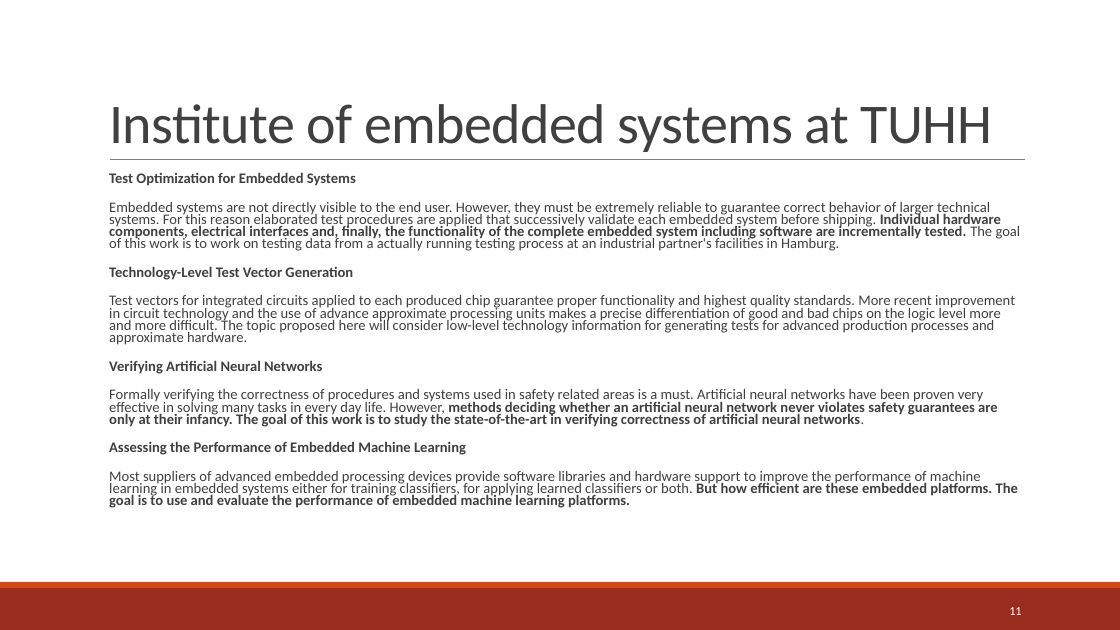
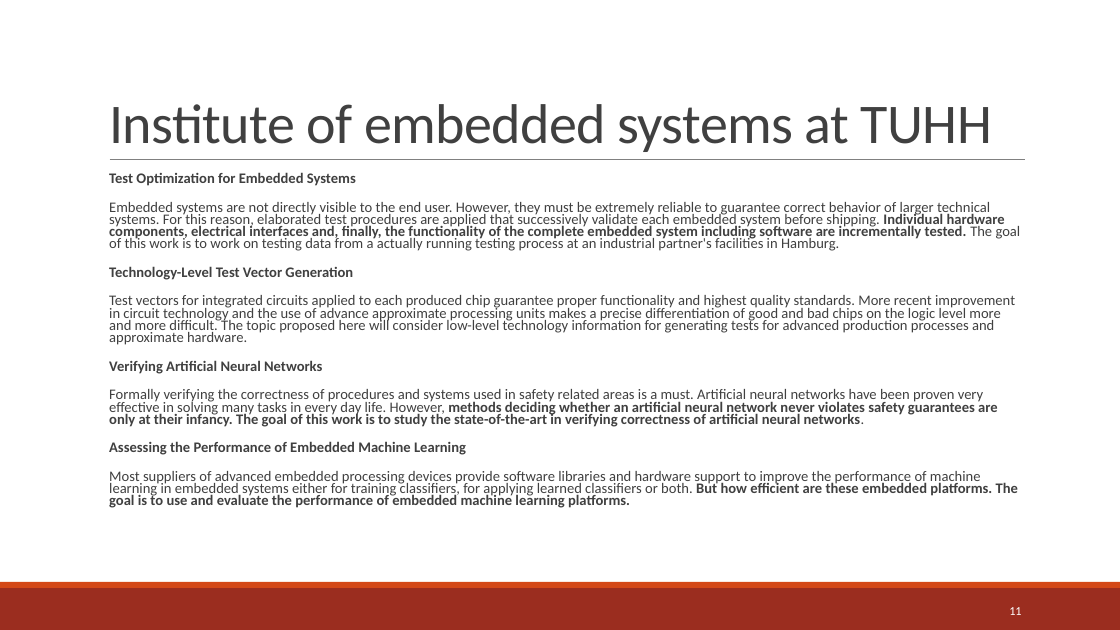
Before and after one commit to jreyesa0901/master_thesis, a slide deck: slide 11 of Resources/MA Proposal Reyes v2.pptx. Drawn at 1120x630 pixels with LibreOffice and Linux fonts; fonts in the diff are those of the drawing. Boxes give left, top, right and bottom in pixels: in the first picture for what was removed or moved away, otherwise in the second. Text is boxed around its words. In the diff, an @@ line names an element or a change of style, - is before the commit and + after.

```diff
--- a/Resources/MA Proposal Reyes v2.pptx
+++ b/Resources/MA Proposal Reyes v2.pptx
@@ text at (109, 202, 1021, 251): text changed @@
-  Embedded systems are not directly visible to the end user. However, they must be extremely reliable to guarantee correct behavior of larger technical systems. For this reason elaborated test procedures are applied that successively validate each embedded system before shipping. Individual hardware components, electrical interfaces and, finally, the functionality of the complete embedded system including software are incrementally tested. The goal of this work is to work on testing data from a actually running testing process at an industrial partner's facilities in Hamburg.
+  Embedded systems are not directly visible to the end user. However, they must be extremely reliable to guarantee correct behavior of larger technical systems. For this reason, elaborated test procedures are applied that successively validate each embedded system before shipping. Individual hardware components, electrical interfaces and, finally, the functionality of the complete embedded system including software are incrementally tested. The goal of this work is to work on testing data from a actually running testing process at an industrial partner's facilities in Hamburg.
```
Also in this commit, not shown: 11 other slides changed, 1 slide added, 1 slide removed, 14 other files.
